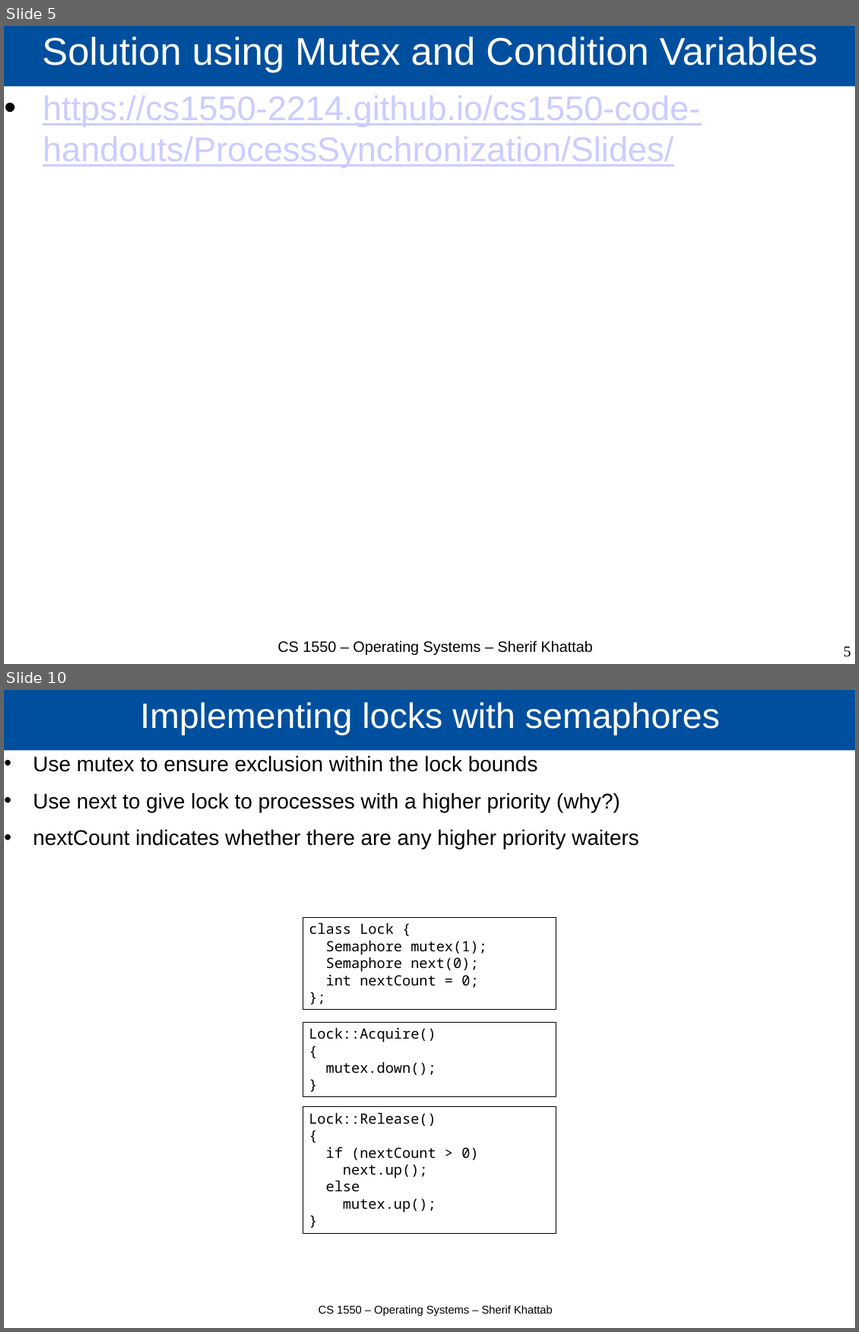
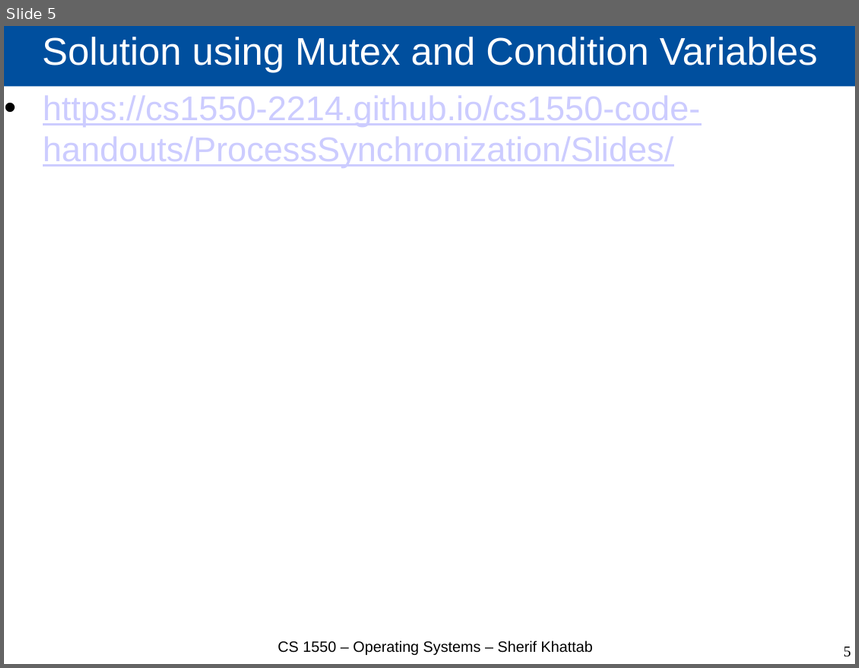
Before and after one commit to cs1550-2244/cs1550-code-handouts, a slide deck: DraftSlides/Lecture12.pptx. Shown one above the other, each under a label of ours: slides 5 and 10 before the commit, slide 5 after it; the slides between them are not shown. The pictures are 859x1332 and 859x668 pixels, drawn with LibreOffice and Linux fonts; fonts in the diff are those of the drawing. Boxes give left, top, right and bottom in pixels: in the first picture for what was removed or moved away, otherwise in the second. Text is boxed around its words. In the diff, an @@ line names an element or a change of style, - is before the commit and + after.

```diff
--- a/DraftSlides/Lecture12.pptx
+++ b/DraftSlides/Lecture12.pptx
@@ slide 10 removed at (4, 690, 855, 1328), background #FFFFFF @@
@@ title removed at (4, 690, 855, 751) @@
-Implementing locks with semaphores
@@ text removed at (33, 755, 639, 849) @@
-• Use mutex to ensure exclusion within the lock bounds
-• Use next to give lock to processes with a higher priority (why?)
-• nextCount indicates whether there are any higher priority waiters
@@ rectangle removed at (303, 918, 557, 1010) @@
-class Lock {
-Semaphore mutex(1);
-Semaphore next(0);
-int nextCount = 0;
-};
@@ rectangle removed at (303, 1022, 557, 1097) @@
-Lock::Acquire()
-{
-mutex.down();
-}
@@ rectangle removed at (303, 1107, 557, 1233) @@
-Lock::Release()
-{
-if (nextCount > 0)
-next.up();
-else
-mutex.up();
-}
@@ text removed at (319, 1306, 553, 1316) @@
-CS 1550 – Operating Systems – Sherif Khattab
```
Also in this commit, not shown: 1 slide changed, 47 other slides removed, 3 other files.
